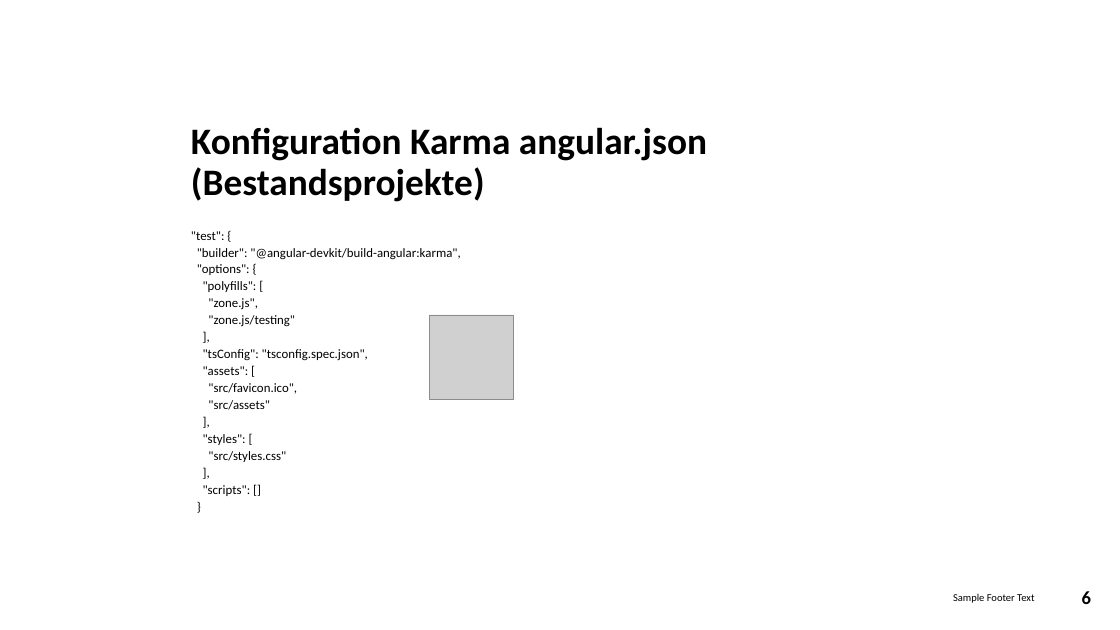
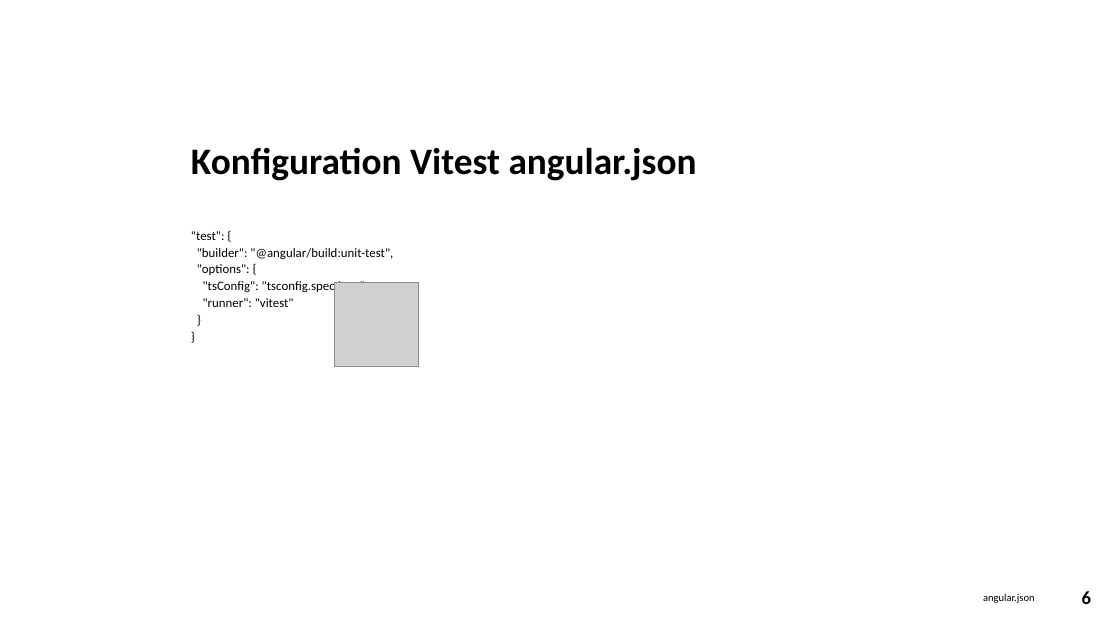
Before and after one commit to goetzingert/angular, a slide deck: slide 6 of Testing_angular21.pptx. Drawn at 1120x630 pixels with LibreOffice and Linux fonts; fonts in the diff are those of the drawing; grey boxes stand for pictures. Boxes give left, top, right and bottom in pixels: in the first picture for what was removed or moved away, otherwise in the second. Text is boxed around its words. In the diff, an @@ line names an element or a change of style, - is before the commit and + after.

```diff
--- a/Testing_angular21.pptx
+++ b/Testing_angular21.pptx
@@ title at (191,147,697,181): text changed @@
-Konfiguration Karma angular.json (Bestandsprojekte)
+Konfiguration Vitest angular.json
@@ text at (191,231,393,307): text changed @@
-"test": {
-"builder": "@angular-devkit/build-angular:karma",
-"options": {
-"polyfills": [
-"zone.js",
-"zone.js/testing"
-],
-"tsConfig": "tsconfig.spec.json",
-"assets": [
-"src/favicon.ico",
-"src/assets"
-],
-"styles": [
-"src/styles.css"
-],
-"scripts": []
-}
+"test": {
+"builder": "@angular/build:unit-test",
+"options": {
+"tsConfig": "tsconfig.spec.json",
+"runner": "vitest"
+}
+}
@@ picture: place and size @@
-picture at (430,315,514,399)
+picture at (335,283,419,367)
@@ text at (983,593,1034,603): text changed @@
-Sample Footer Text
+angular.json
```
Also in this commit, not shown: 12 other slides changed, 1 slide added, 4 other files.
